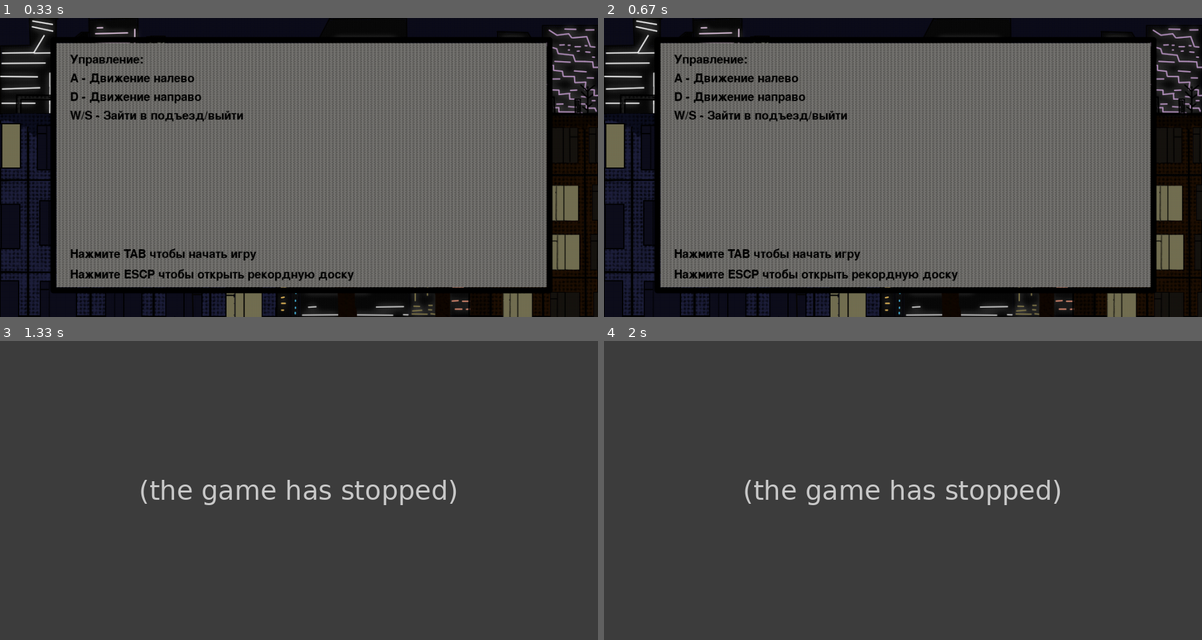
Above: before the commit, frames 1-4 (two rows, left to right).
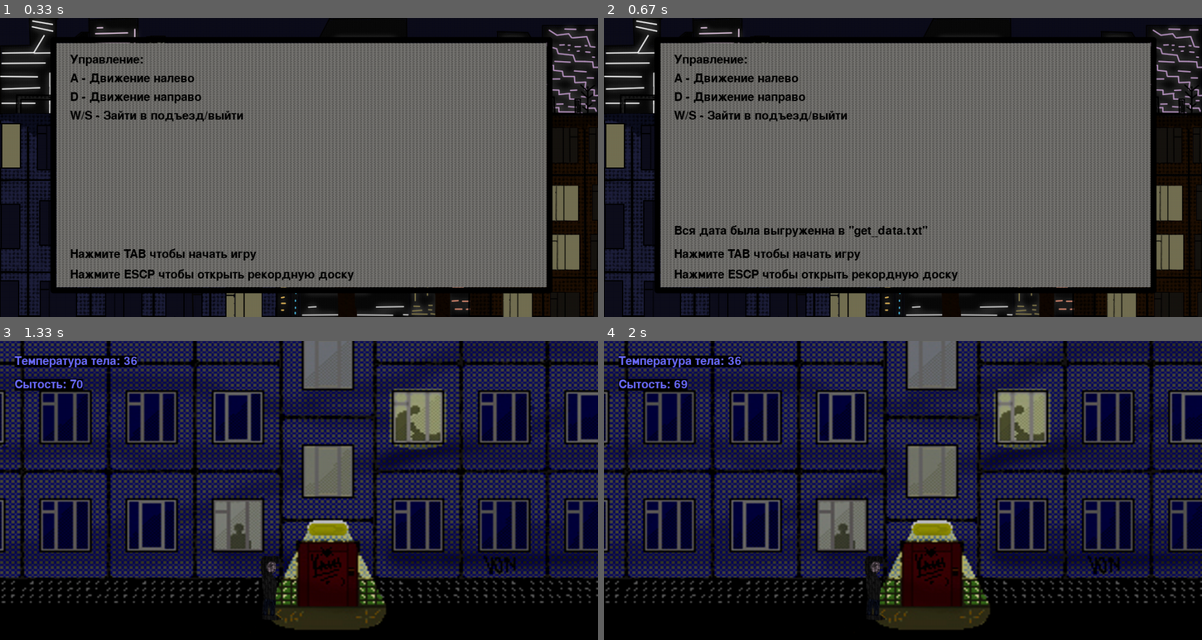
Above: after the commit, the same moments.

Repository: Stormev/Survival-entrance-Pygame
Game: pygame game, started from main.py
Same seed, same stepped clock (60 frames per second), same inputs: the game is played once before the commit and once after it.
Inputs:
- Up to frame 1 (0.33 s): no input
- Up to frame 2 (0.67 s): hold Esc from 0.33 s (still down)
- Up to frame 3 (1.33 s): release Esc at 0.8 s; tap Tab at 0.83 s; hold D from 1.17 s (still down)
- Up to frame 4 (2 s): release D at 1.63 s

Frame 1 is identical in both runs. In frame 2, 0.6% of the frame differs, in the area x 11-55%, y 69-74%; in frame 3, 82%; in frame 4, 82%, in the area x 0-100%, y 0-100%.
Error before the commit: TypeError: AbstractGroup.update() missing 1 required positional argument: 'self' (main.py li...; the game stopped at 0.85 s (later frames are placeholders)

Commit message:
game_update

Diff:
--- /dev/null
+++ b/get_data.txt
@@ -0,0 +1,14 @@
+Выживание#1 Очки:0 Время жизни:101 Состояние_персонажа: Не_выжил
+Выживание#2 Очки:0 Время жизни:101 Состояние_персонажа: Не_выжил
+Выживание#3 Очки:0 Время жизни:101 Состояние_персонажа: Не_выжил
+Выживание#4 Очки:0 Время жизни:41 Состояние_персонажа: Не_выжил
+Выживание#5 Очки:3 Время жизни:78 Состояние_персонажа: Не_выжил
+Выживание#6 Очки:7 Время жизни:127 Состояние_персонажа: Не_выжил
+Выживание#7 Очки:6 Время жизни:169 Состояние_персонажа: Не_выжил
+Выживание#8 Очки:12 Время жизни:133 Состояние_персонажа: Не_выжил
+Выживание#9 Очки:19 Время жизни:63 Состояние_персонажа: Не_выжил
+Выживание#10 Очки:37 Время жизни:112 Состояние_персонажа: Не_выжил
+Выживание#11 Очки:4 Время жизни:78 Состояние_персонажа: Не_выжил
+Выживание#12 Очки:11 Время жизни:38 Состояние_персонажа: Не_выжил
+Выживание#13 Очки:25 Время жизни:92 Состояние_персонажа: Не_выжил
+Выживание#14 Очки:0 Время жизни:46 Состояние_персонажа: Не_выжил
--- a/main.py
+++ b/main.py
@@ -76,6 +76,14 @@
 
     create_text(120, 395, 'Нажмите TAB чтобы начать игру')
     create_text(120, 430, 'Нажмите ESCP чтобы открыть рекордную доску')
+
+    def load_data():
+        data = cursor.execute('''SELECT * FROM main''').fetchall()
+        with open('get_data.txt', 'w', encoding='UTF-8') as f:
+            for i in data:
+                f.write(f'Выживание#{i[0]} Очки:{i[1]} Время жизни:{i[2]}'
+                        f' Состояние_персонажа: {"Выжил" if i[3] else "Не_выжил"}\n')
+        create_text(120, 355, 'Вся дата была выгруженна в "get_data.txt"')
     while True:
         for event in pygame.event.get():
             if event.type == pygame.QUIT:
@@ -85,7 +93,7 @@
                     pygame.mixer.music.stop()
                     return
                 elif event.key == pygame.K_ESCAPE:
-                    print('data')
+                    load_data()
         pygame.display.flip()
         clock.tick(FPS)
 
@@ -286,8 +294,8 @@
 
     player_group = pygame.sprite.Group()
     item_group = pygame.sprite.Group()
+    all_sprites = pygame.sprite.Group()
     player = Player(WIDTH // 2.5)
-    all_sprites = pygame.sprite.Group
 
     to_second_count = 0
 
Binary file changed: data/scores.db
